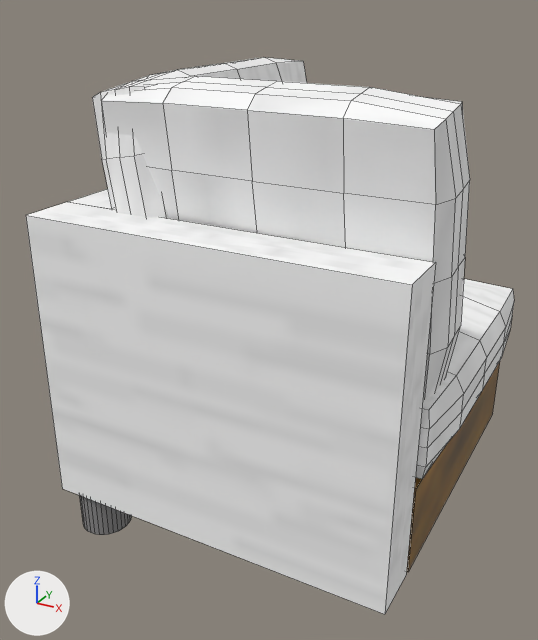
The OBJ model models/simple_sofa_4.obj as it was, and as the next commit left it.
Rendered twice from a 50 mm lens placed at (2.28, -4.05, 1.41), pointed at (0.36, -0.56, -0.34). The lights are fixed; the arrows at lower left show +X, +Y and +Z. Mesh edges are drawn as thin lines. Where no turn or scale is listed for an object, it has been applied to the vertices.
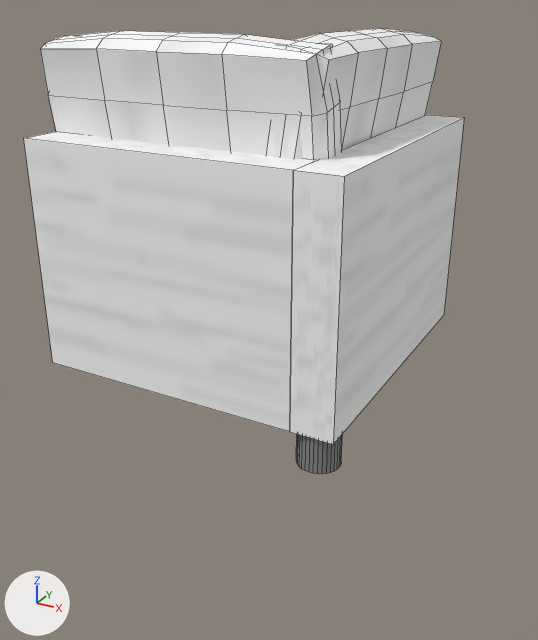
The change, as a diff of the scene's bpy script:
```diff
--- a/models/simple_sofa_4.obj.py
+++ b/models/simple_sofa_4.obj.py
@@ me_cube_004 @@
 # used by ob_cube_004; location = (0.0, 0.0, 0.0)
-me_cube_004.from_pydata(...)  # 382 vertices, 340 faces; spans x -0.13..1.67, y -1.84..0.0, z -1.11..1.1
+me_cube_004.from_pydata(...)  # 382 vertices, 340 faces; spans x -1.07..0.98, y -0.98..1.05, z -0.99..1.22
+# me_cube_004 part 1: the loose piece of 64 vertices spanning x -0.11..0.14, y -1.82..-1.56, z -1.11..-0.86 is turned 90 degrees about the z axis through its middle, then moved by (0.82, 0.85, 0.12)
+# me_cube_004 part 2: 318 of 382 vertices moved; they spanned x -0.13..1.67, y -1.84..0.0, z -0.88..1.1 and now span x -1.07..0.98, y -0.98..1.05, z -0.76..1.22; mean shift (-0.59, 0.9, 0.12); largest move (1.59, -1.84, 0.54) -> (0.98, 0.98, 0.66)
 me_cube_004.materials.append(mat_material)
```

What differs and where, as boxes [x1, y1, x2, y2] in the pictures (538 x 640 px; the box of a moved part takes in the faces that stretch with it):
'Cube.004', reshaped (10% narrower, 20% shorter): before [26, 57, 514, 614]; after [24, 28, 464, 474]
part 1 of me_cube_004, moved or reshaped: before [80, 496, 131, 535]; after [296, 434, 342, 474]
part 2 of me_cube_004, moved or reshaped: before [26, 57, 514, 614]; after [24, 28, 464, 444]
